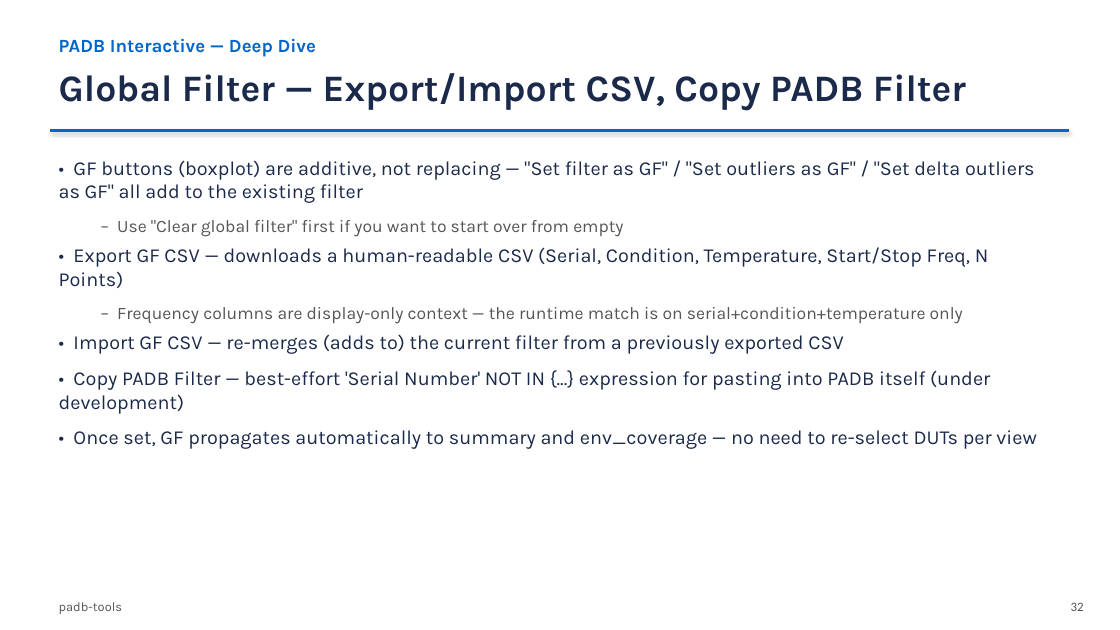
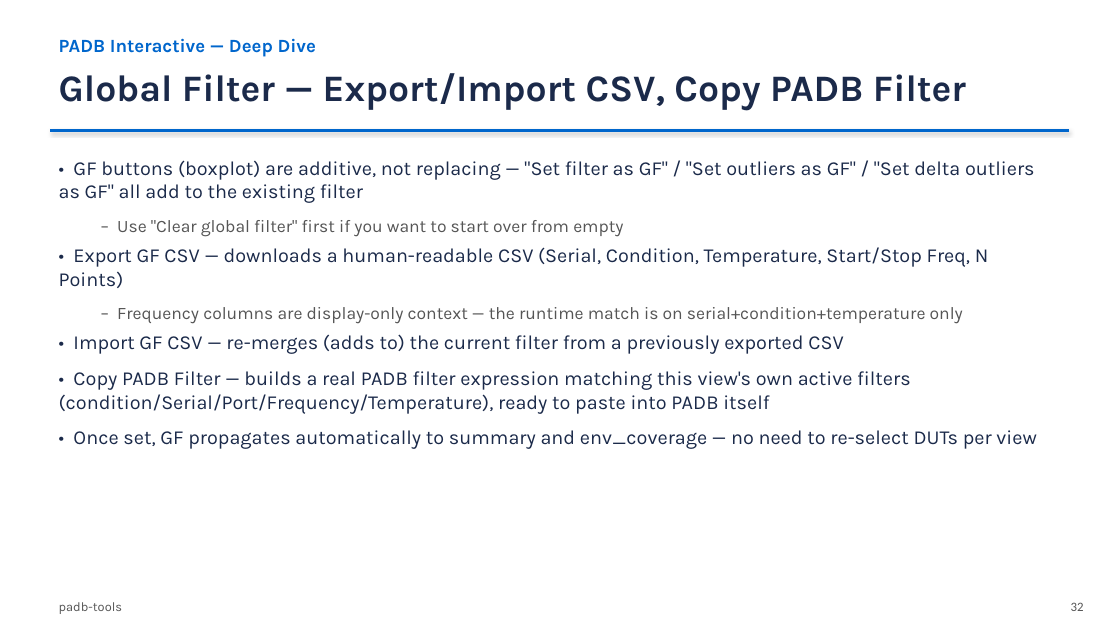
Before and after one commit to damurray/padb-tools, a slide deck: slide 32 of PADB_Simple_and_Interactive.pptx. Drawn at 1120x630 pixels with LibreOffice and Linux fonts; fonts in the diff are those of the drawing. Boxes give left, top, right and bottom in pixels: in the first picture for what was removed or moved away, otherwise in the second. Text is boxed around its words. In the diff, an @@ line names an element or a change of style, - is before the commit and + after.

```diff
--- a/PADB_Simple_and_Interactive.pptx
+++ b/PADB_Simple_and_Interactive.pptx
@@ text at [59,371,911,414]: text changed @@
-• Copy PADB Filter — best-effort 'Serial Number' NOT IN {...} expression for pasting into PADB itself (under development)
+• Copy PADB Filter — builds a real PADB filter expression matching this view's own active filters (condition/Serial/Port/Frequency/Temperature), ready to paste into PADB itself
```
Also in this commit, not shown: 3 slides added, 13 other files.
